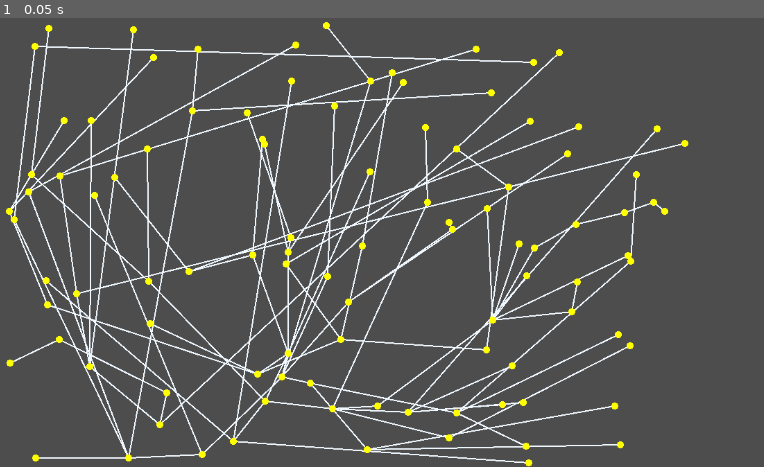
Above: before the commit, frame 1.
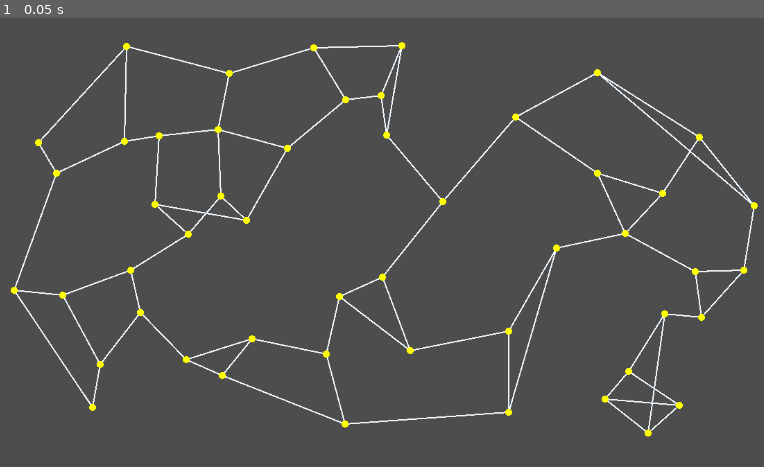
Above: after the commit, the same moment.

Repository: wrxme/Solaris
Game: Godot game, scene res://assets/scenes/game.tscn
Same seed, same stepped clock (60 frames per second), same inputs: the game is played once before the commit and once after it.
Inputs:
- Up to frame 1 (0.05 s): no input

The runs differ from the first frame. In frame 1, 12% of the frame differs, in the area x 0-100%, y 0-100%.

Commit message:
galaxy generator v0.2

Diff:
--- a/assets/scenes/game.tscn
+++ b/assets/scenes/game.tscn
@@ -4,3 +4,4 @@
 
 [node name="Game" type="Node2D"]
 script = ExtResource("1_cb66b")
+number_of_stars = 50
--- a/scripts/galaxy.gd
+++ b/scripts/galaxy.gd
@@ -2,57 +2,108 @@
 extends Node2D
 class_name Galaxy
 
+var min_dist = 50
+
 var systems : Array
 var connections : Array
 
-# automatically called by Godot on start :)
-func generate_galaxy(n_stars : int) -> void:
-	generate_stars(n_stars)
+# the master function
+func generate_galaxy(n_stars : int, size : Vector4i) -> void:
+	generate_stars(n_stars, size)
 	generate_system_connections()
 	update_connections_within_systems()
 
 # Generate n_stars number of solar systems
-func generate_stars(n_stars : int) -> void:
+func generate_stars(n_stars : int, size : Vector4i) -> void:
 	for i in range(0, n_stars):
 		var s = SolarSystem.new()
-		s.id = i
-		s.position = Vector2(randi_range(20,1000),randi_range(10,650))
 		add_child(s)
 		systems.append(s)
 
-# I'll be honest this algorithm is uuuugly
-# like it works but it is NOT ideal
+		s.id = i
+		s.position = Vector2(randi_range(size[0], size[1]), randi_range(size[2], size[3]))
+
+		# Ensure stars can't be placed too close to each other
+		var flag: bool = true
+		var max_attempts: int = 100
+		var attempts: int = 0
+		while flag and attempts < max_attempts:
+			attempts += 1
+			var new_pos = Vector2(randi_range(size[0], size[1]), randi_range(size[2], size[3]))
+
+			var is_valid = true
+			for j in systems:
+				if j.position.distance_to(new_pos) < min_dist:
+					is_valid = false
+					break
+
+			if is_valid:
+				s.position = new_pos
+				flag = false
+
 func generate_system_connections() -> void:
-	var unconnected_stars = []
-	var connected_stars = []
+	var possible_connections : Dictionary = {}
 
-	connected_stars.append(systems[0])
-	unconnected_stars.append_array(systems.slice(1))
+	# get every possible connection and its length
+	for i in systems:
+		for j in systems:
+			if i != j:
+				var c : Array
+				if i.id < j.id:
+					c = [i, j]
+				else:
+					c = [j, i]
+				if not possible_connections.has(c):
+					var dist = j.position.distance_to(i.position)
+					possible_connections[c] = dist
 
-	# add one unconnected star to the connected stars
-	connected_stars.append(unconnected_stars[0])
-	unconnected_stars.remove_at(0)
+	# sort all connections by length
+	var sorted_paths : Array = possible_connections.keys()
+	sorted_paths.sort_custom(func(a, b):
+		return possible_connections[a] < possible_connections[b]
+		)
 
-	# take a random connected star and connect it to the nearest
-	# unconnected star until all the stars are connected
-	while !unconnected_stars.is_empty():
-		var c = connected_stars[randi_range(0, connected_stars.size() - 1)]
+	var c_atlas := {} # key = star id, value = number of connections
 
-		var nearest_star : SolarSystem
-		var nearest_star_distance : float = INF
+	var union = Union.new(systems.size())
+	var added_connections = 0
+	for c in range(sorted_paths.size()):
+		if added_connections > systems.size() - 1:
+			break
 
-		# check every connection to find the shortest one
-		for i in unconnected_stars:
-			var dist = c.position.distance_to(i.position)
+		if union.find(sorted_paths[c][0].id) != union.find(sorted_paths[c][1].id):
+			union.unite(sorted_paths[c][0].id,sorted_paths[c][1].id)
+			connections.append(sorted_paths[c])
+			added_connections += 1
 
-			if dist < nearest_star_distance:
-				nearest_star = i
-				nearest_star_distance = dist
+			# if it doesn't have a value, create one
+			if c_atlas.get(sorted_paths[c][0].id):
+				c_atlas.set(sorted_paths[c][0].id,c_atlas.get(sorted_paths[c][0].id) + 1)
+			else:
+				c_atlas.set(sorted_paths[c][0].id,1)
 
-		connections.append([c, nearest_star])
+			if c_atlas.get(sorted_paths[c][1].id):
+				c_atlas.set(sorted_paths[c][1].id,c_atlas.get(sorted_paths[c][1].id) + 1)
+			else:
+				c_atlas.set(sorted_paths[c][1].id,1)
 
-		connected_stars.append(nearest_star)
-		unconnected_stars.erase(nearest_star)
+	# add 5% of connections back
+	var bonus_connections := 0
+	for i in range(sorted_paths.size() - bonus_connections):
+		if bonus_connections > ceil(0.15 * (sorted_paths.size() - added_connections)):
+			break
+
+		if sorted_paths[i] in connections:
+			continue
+
+		var dist = sorted_paths[i][0].position.distance_to(sorted_paths[i][1].position)
+		if dist < 300.0:
+			if c_atlas[sorted_paths[i][0].id] < 3 and c_atlas[sorted_paths[i][1].id] < 3:
+				connections.append(sorted_paths[i])
+				bonus_connections += 1
+
+				c_atlas.set(sorted_paths[i][0].id,c_atlas.get(sorted_paths[i][0].id) + 1)
+				c_atlas.set(sorted_paths[i][1].id,c_atlas.get(sorted_paths[i][1].id) + 1)
 
 func update_connections_within_systems() -> void:
 	for i in connections:
--- a/scripts/game_manager.gd
+++ b/scripts/game_manager.gd
@@ -1,6 +1,13 @@
 #game_manager.gd
 extends Node2D
 class_name GameManager
+
+@export var number_of_stars : int = 100
+@export var galaxy_x_bounds : Vector2i = Vector2i(20,1100)
+@export var galaxy_y_bounds : Vector2i = Vector2i(20,600)
+@export var star_color : Color = Color.YELLOW
+@export var link_color : Color = Color.ALICE_BLUE
+
 
 var galaxy : Galaxy
 
@@ -10,7 +17,8 @@
 	add_child(g)
 	galaxy = g
 
-	galaxy.generate_galaxy(100)
+	var g_size = Vector4i(galaxy_x_bounds[0],galaxy_x_bounds[1],galaxy_y_bounds[0],galaxy_y_bounds[1])
+	galaxy.generate_galaxy(number_of_stars, g_size)
 
 	queue_redraw()
 
@@ -18,6 +26,6 @@
 # called by queue_redraw()
 func _draw() -> void:
 	for c in galaxy.connections:
-		draw_line(c[0].position,c[1].position,Color.ALICE_BLUE,2.0)
+		draw_line(c[0].position,c[1].position,link_color,2.0)
 	for s in galaxy.systems:
-		draw_circle(s.position,5,Color.YELLOW,true)
+		draw_circle(s.position,5,star_color,true)
--- /dev/null
+++ b/union.gd
@@ -0,0 +1,20 @@
+# union.gd
+extends Node
+class_name Union
+
+var parent : Array
+
+func _init(size : int) -> void:
+	parent = range(size)
+
+func find(i : int = 0) -> int:
+	if parent[i] == i:
+		return i
+
+	return find(parent[i])
+
+func unite(i, j):
+	var irep : int = find(i)
+	var jrep : int = find(j)
+
+	parent[irep] = jrep
Not shown, changed: todo.txt
Not shown, added: union.gd.uid
